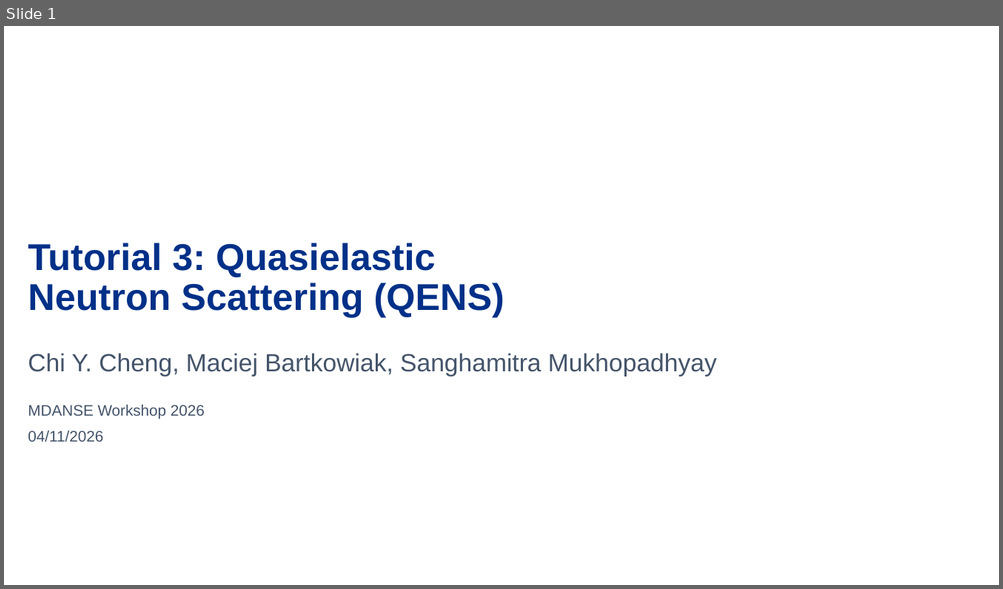
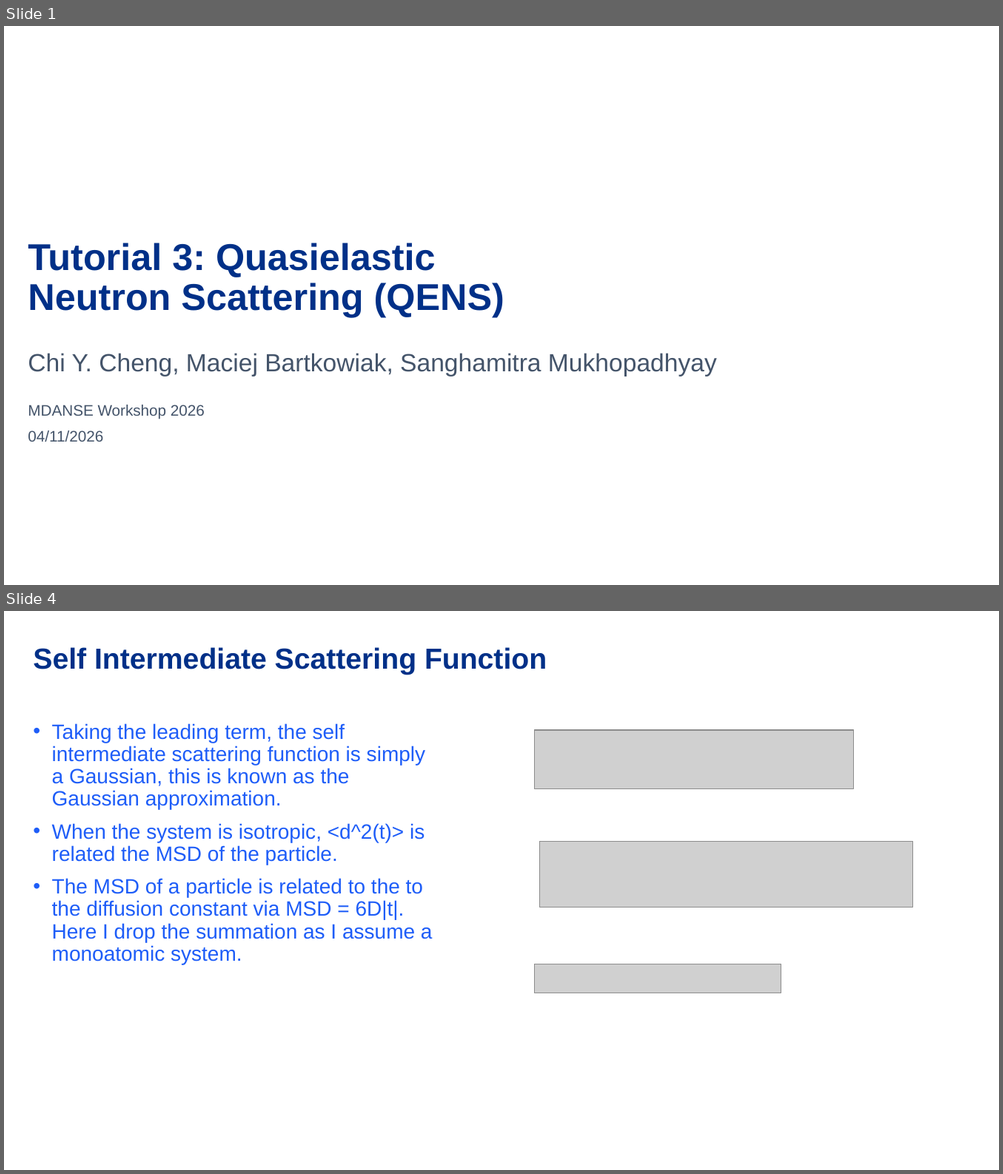
Before and after one commit to MDANSE2026/workshop, a slide deck: Data/MDANSE/MDANSE_neutrons_tutorial/tutorial_QENS/tutorial_qens_slides.pptx. Shown one above the other, each under a label of ours: slide 1 before the commit, slides 1 and 4 after it; the slides between them are not shown. The pictures are 1003x589 and 1003x1174 pixels, drawn with LibreOffice and Linux fonts; fonts in the diff are those of the drawing; grey boxes stand for pictures; background and template pictures are left out. Boxes give left, top, right and bottom in pixels: in the first picture for what was removed or moved away, otherwise in the second. Text is boxed around its words. In the diff, an @@ line names an element or a change of style, - is before the commit and + after.

```diff
--- a/Data/MDANSE/MDANSE_neutrons_tutorial/tutorial_QENS/tutorial_qens_slides.pptx
+++ b/Data/MDANSE/MDANSE_neutrons_tutorial/tutorial_QENS/tutorial_qens_slides.pptx
@@ slide 4 added at <box>4,611,999,1170</box>, background picture (left out) @@
@@ title added at <box>33,647,546,675</box>, 28 pt, text #003088, bold @@
+Self Intermediate Scattering Function
@@ text added at <box>52,723,432,965</box>, 20 pt, text #1E5DF8 @@
+• Taking the leading term, the self intermediate scattering function is simply a Gaussian, this is known as the Gaussian approximation.
+• When the system is isotropic, <d^2(t)> is related the MSD of the particle.
+• The MSD of a particle is related to the to the diffusion constant via MSD = 6D|t|. Here I drop the summation as I assume a monoatomic system.
@@ picture added at <box>535,730,854,789</box> @@
@@ picture added at <box>540,842,913,907</box> @@
@@ picture added at <box>535,964,782,993</box> @@
```
Also in this commit, not shown: 1 slide changed, 3 other slides added, 1 other file.
